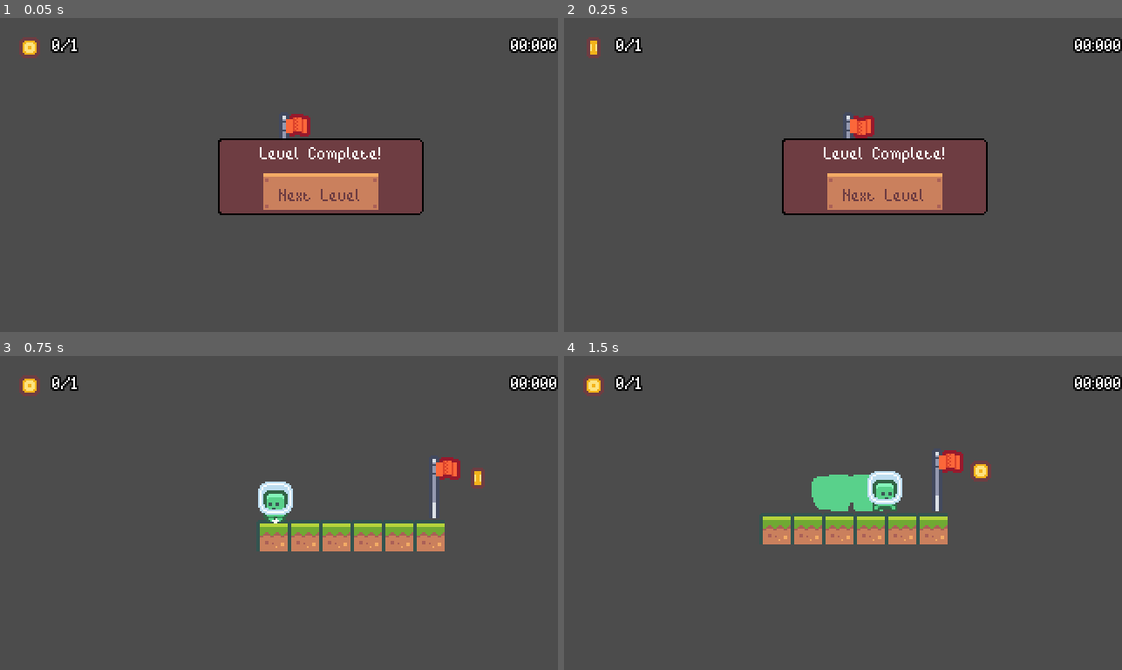
Above: before the commit, frames 1-4 (two rows, left to right).
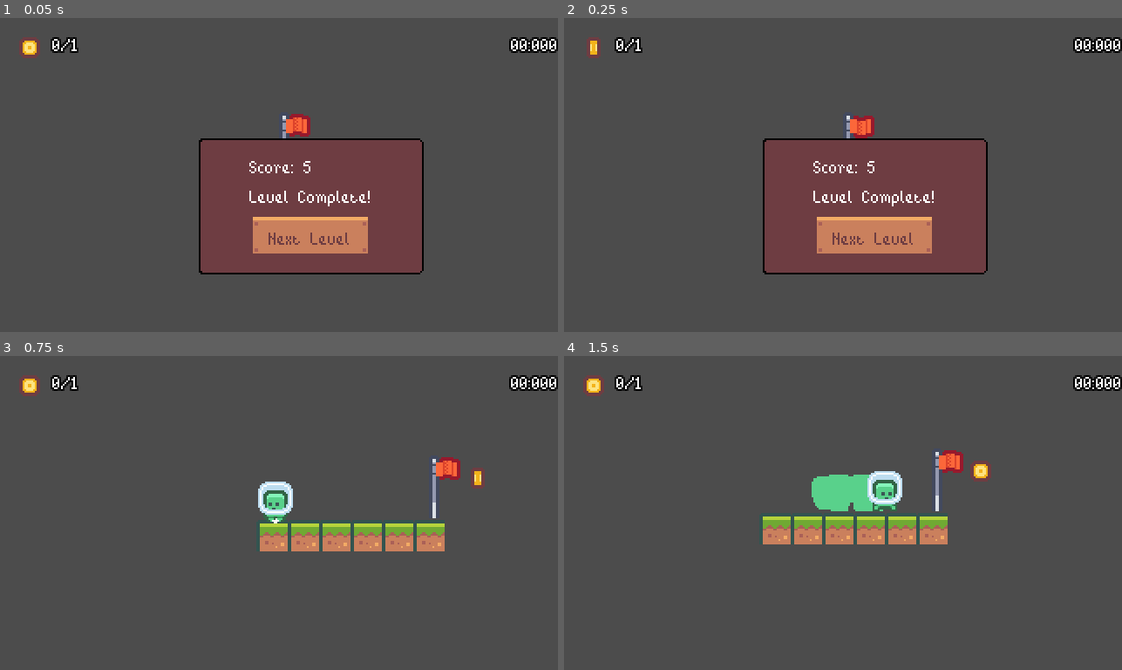
Above: after the commit, the same moments.

Repository: yplog/alloga
Game: Godot game, scene res://scenes/BaseLevel.tscn
Same seed, same stepped clock (60 frames per second), same inputs: the game is played once before the commit and once after it. The project has no main scene, so this scene is started directly.
Inputs:
- Up to frame 1 (0.05 s): no input
- Up to frame 2 (0.25 s): no input
- Up to frame 3 (0.75 s): click "Next Level" at 0.5 s
- Up to frame 4 (1.5 s): hold D (move_right) from 1.28 s (still down); tap Space (dash) at 1.35 s

The runs differ from the first frame. In frame 1, 11% of the frame differs, in the area x 35-76%, y 38-82%; in frame 2, 11%; in frame 3, nothing differs; in frame 4, nothing differs.

Commit message:
score calc

Diff:
--- a/scenes/UI/LevelComplete.gd
+++ b/scenes/UI/LevelComplete.gd
@@ -2,6 +2,22 @@
 
 func _ready():
 	$PanelContainer/VBoxContainer/Button.connect("pressed", self, "on_next_button_pressed")
+	score()
 
 func on_next_button_pressed():
 	$"/root/LevelManager".increment_level()
+
+func score():
+	var coin_label = $"../LevelUI/MarginContainer/HBoxContainer/CoinLabel"
+	var timer_label = $"../LevelUI/MarginContainer/HBoxContainer2/TimerLabel"
+	var score = 0
+	var coins = coin_label.text.rsplit('/')
+	var coin = int(coins[0])
+
+	if (coin == 0):
+		coin = 1
+
+	if (float(timer_label.text) < 5):
+		score = coin * (5 - float(timer_label.text))
+
+	$PanelContainer/VBoxContainer/Score.text = "Score: " + str(int(score))
--- a/scenes/UI/LevelComplete.tscn
+++ b/scenes/UI/LevelComplete.tscn
@@ -7,10 +7,10 @@
 script = ExtResource( 2 )
 
 [node name="PanelContainer" type="PanelContainer" parent="."]
-margin_left = 125.0
+margin_left = 114.0
 margin_top = 69.0
 margin_right = 243.0
-margin_bottom = 105.0
+margin_bottom = 147.0
 size_flags_horizontal = 4
 size_flags_vertical = 4
 theme = ExtResource( 1 )
@@ -21,28 +21,34 @@
 [node name="MarginContainer" type="MarginContainer" parent="PanelContainer"]
 margin_left = 1.0
 margin_top = 1.0
-margin_right = 117.0
-margin_bottom = 43.0
+margin_right = 128.0
+margin_bottom = 77.0
 theme = ExtResource( 1 )
 __meta__ = {
 "_edit_use_anchors_": false
 }
 
 [node name="VBoxContainer" type="VBoxContainer" parent="PanelContainer"]
-margin_left = 24.0
-margin_top = 1.0
-margin_right = 94.0
-margin_bottom = 43.0
+margin_left = 29.0
+margin_top = 9.0
+margin_right = 99.0
+margin_bottom = 68.0
 size_flags_horizontal = 4
 size_flags_vertical = 4
 
-[node name="Label" type="Label" parent="PanelContainer/VBoxContainer"]
+[node name="Score" type="Label" parent="PanelContainer/VBoxContainer"]
 margin_right = 70.0
 margin_bottom = 13.0
+text = "Score: 0"
+
+[node name="Label" type="Label" parent="PanelContainer/VBoxContainer"]
+margin_top = 17.0
+margin_right = 70.0
+margin_bottom = 30.0
 text = "Level Complete!"
 
 [node name="Button" type="Button" parent="PanelContainer/VBoxContainer"]
-margin_top = 17.0
+margin_top = 34.0
 margin_right = 70.0
-margin_bottom = 42.0
+margin_bottom = 59.0
 text = "Next Level"
